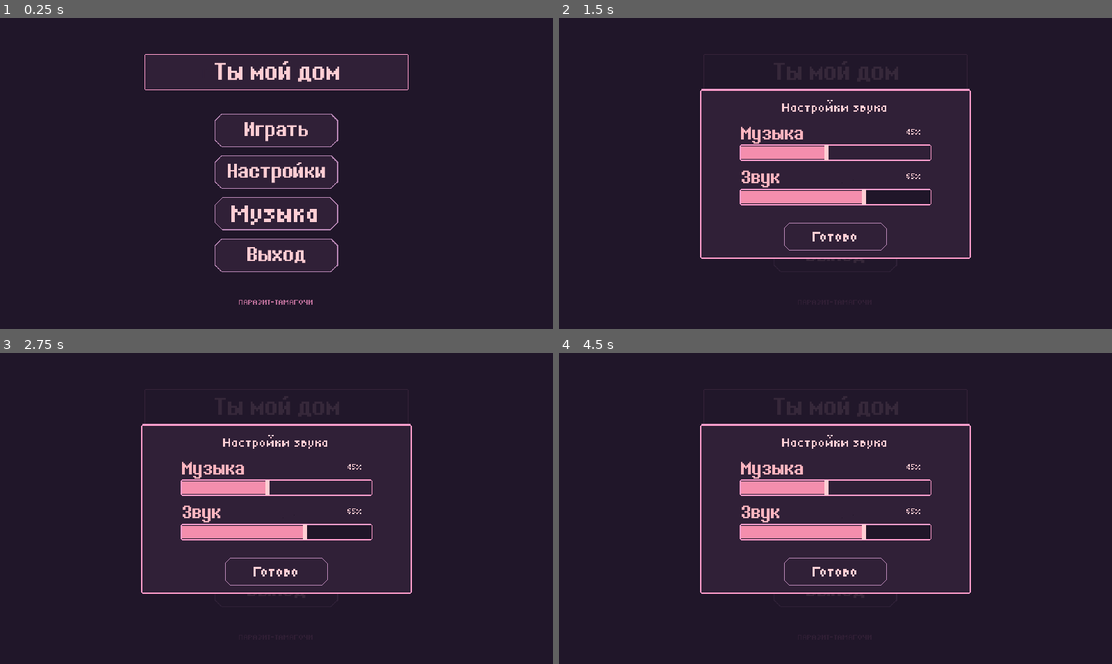
Above: before the commit, frames 1-4 (two rows, left to right).
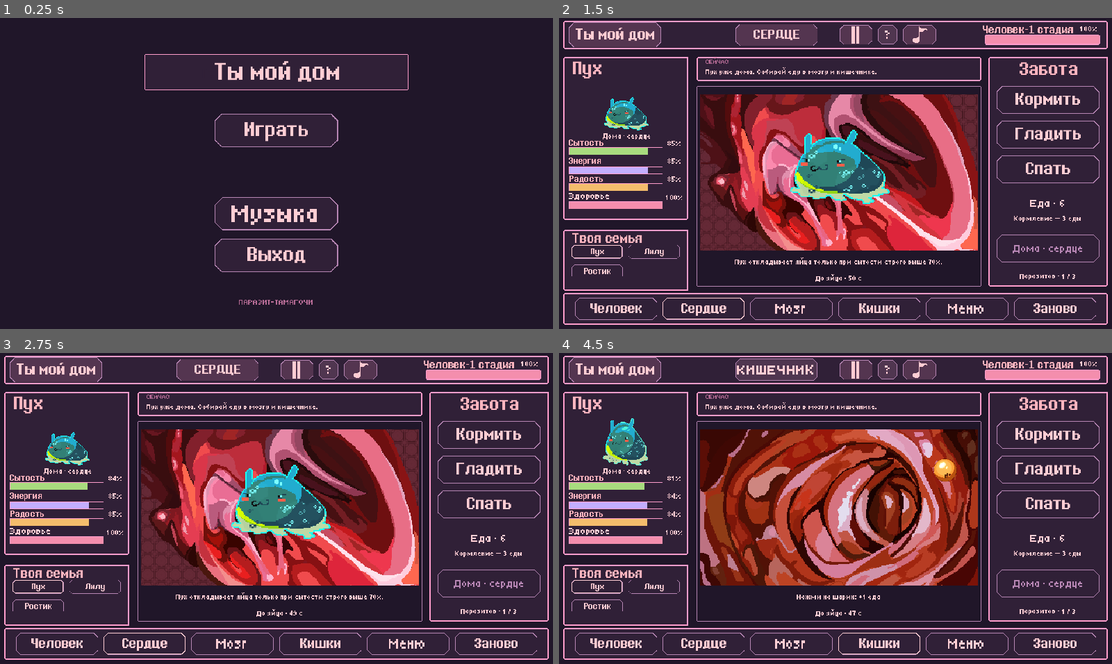
Above: after the commit, the same moments.

Repository: wgy2y84nh6-del/-
Game: Godot game, scene res://scenes/Main.tscn
Same seed, same stepped clock (60 frames per second), same inputs: the game is played once before the commit and once after it.
Inputs (mouse positions are in pixels of both pictures, inside the frame that each line leads up to):
- Up to frame 1 (0.25 s): no input
- Up to frame 2 (1.5 s): click (835, 173) at 0.5 s, where only the run before the commit has a clickable "Настройки"; click "Играть" at 1.25 s
- Up to frame 3 (2.75 s): click (38, 586) at 2 s, where only the run after the commit has a clickable "Пух"
- Up to frame 4 (4.5 s): click (702, 645) at 2.75 s, where only the run after the commit has a clickable "Сердце"; click (791, 645) at 3.5 s, where only the run after the commit has a clickable "Мозг"; click (879, 645) at 4.25 s, where only the run after the commit has a clickable "Кишечник"

The runs differ from the first frame. In frame 1, 0.6% of the frame differs, in the area x 38-62%, y 44-55%; in frame 2, 40%; in frame 3, 40%; in frame 4, 40%, in the area x 0-100%, y 0-99%.

Commit message:
Apply the four requested UI-only adjustments

Diff:
--- a/scripts/main.gd
+++ b/scripts/main.gd
@@ -255,7 +255,6 @@
 	var logo = skin.image(content, "menu_logo", LayoutClass.rect("menu_logo"))
 	LayoutClass.pin(logo, LayoutClass.TOP_CENTER)
 	button("play", "Играть", LayoutClass.rect("menu_play"), start_or_resume, true, null, 48)
-	button("settings", "Настройки", LayoutClass.rect("menu_settings"), show_settings, false, null, 44)
 	button("music", "Музыка", LayoutClass.rect("menu_music"), show_settings, false, null, 80)
 	button("exit", "Выход", LayoutClass.rect("menu_exit"), show_exit, false, null, 48)
 	text_node("ПАРАЗИТ-ТАМАГОЧИ", Rect2(560, 804, 480, 28), 22).modulate = MUTED
@@ -336,11 +335,8 @@
 		var key := "family%d" % i
 		var b := button(key, ["Пух", "Лилу", "Ростик"][i], LayoutClass.rect(key), func(): state.select_pet(index), false, null, 22)
 		family.append(b)
-		labels["family_status%d" % i] = text_node("", Rect2(40, 746, 312, 18), 15)
+		labels["family_status%d" % i] = text_node("", Rect2(40, 758, 312, 18), 15)
 		labels["family_status%d" % i].visible = false
-	button("visit", "К питомцу", LayoutClass.rect("visit"), func(): navigate(state.pets[state.selected].organ), false, null, 18)
-	labels["family_count"] = text_node("1 / 3", Rect2(40, 746, 312, 18), 18)
-	labels["family_count"].visible = false
 	var field = skin.panel(content, "world_frame", LayoutClass.rect("world_frame"))
 	LayoutClass.apply(field, "world_frame")
 	world = WorldClass.new()
@@ -401,7 +397,6 @@
 	skin.fit_label(labels["notice"], 22)
 	labels["food"].text = "Еда · %d" % state.food
 	labels["count"].text = "Паразитов · %d / 3" % state.live_count()
-	labels["family_count"].text = "%d / 3" % state.live_count()
 	labels["human"].text = "ЧЕЛОВЕК · СТАДИЯ %d" % maxi(1, state.live_count())
 	bars["human"].set_stage(maxi(1, state.live_count()))
 	bars["human"].value = 100 - (maxi(1, state.live_count()) - 1) * 32
--- a/scripts/ui_layout.gd
+++ b/scripts/ui_layout.gd
@@ -22,7 +22,7 @@
 	"human_percent": {"rect": Rect2(1500, 16.8, 60, 30), "anchors": TOP_RIGHT},
 	"notice": {"rect": Rect2(400, 112, 820, 70), "anchors": Vector4(0, 0, 1, 0)},
 	"pet_card": {"rect": Rect2(16, 112, 360, 470), "anchors": TOP_LEFT},
-	"family_panel": {"rect": Rect2(16, 598, 360, 176), "anchors": BOTTOM_LEFT},
+	"family_panel": {"rect": Rect2(16, 610, 360, 176), "anchors": BOTTOM_LEFT},
 	"world_frame": {"rect": Rect2(400, 196, 820, 578), "anchors": Vector4(0, 0, 1, 1)},
 	"world": {"rect": Rect2(410, 220, 800, 450), "anchors": CENTER},
 	"care_panel": {"rect": Rect2(1240, 112, 344, 662), "anchors": TOP_RIGHT},
@@ -31,10 +31,9 @@
 	"pet": {"rect": Rect2(1264, 296, 296, 80), "anchors": TOP_RIGHT},
 	"sleep": {"rect": Rect2(1264, 396, 296, 80), "anchors": TOP_RIGHT},
 	"move": {"rect": Rect2(1264, 624, 296, 80), "anchors": TOP_RIGHT},
-	"family0": {"rect": Rect2(40, 642, 148, 40), "anchors": BOTTOM_LEFT},
-	"family1": {"rect": Rect2(204, 642, 148, 40), "anchors": BOTTOM_LEFT},
-	"family2": {"rect": Rect2(40, 698, 148, 40), "anchors": BOTTOM_LEFT},
-	"visit": {"rect": Rect2(204, 698, 148, 40), "anchors": BOTTOM_LEFT},
+	"family0": {"rect": Rect2(40, 654, 148, 40), "anchors": BOTTOM_LEFT},
+	"family1": {"rect": Rect2(204, 654, 148, 40), "anchors": BOTTOM_LEFT},
+	"family2": {"rect": Rect2(40, 710, 148, 40), "anchors": BOTTOM_LEFT},
 	"human": {"rect": Rect2(49.6, 806, 236.8, 64), "anchors": BOTTOM_LEFT},
 	"heart": {"rect": Rect2(302.4, 806, 236.8, 64), "anchors": BOTTOM_LEFT},
 	"brain": {"rect": Rect2(555.2, 806, 236.8, 64), "anchors": BOTTOM_CENTER},
@@ -43,7 +42,6 @@
 	"restart": {"rect": Rect2(1313.6, 806, 236.8, 64), "anchors": BOTTOM_RIGHT},
 	"menu_logo": {"rect": Rect2(420, 104, 760, 760.0 * 89.0 / 645.0), "anchors": TOP_CENTER},
 	"menu_play": {"rect": Rect2(622.4, 276, 355.2, 96), "anchors": CENTER},
-	"menu_settings": {"rect": Rect2(622.4, 396, 355.2, 96), "anchors": CENTER},
 	"menu_music": {"rect": Rect2(622.4, 516, 355.2, 96), "anchors": CENTER},
 	"menu_exit": {"rect": Rect2(622.4, 636, 355.2, 96), "anchors": CENTER},
 	"settings_frame": {"rect": Rect2(410, 205, 780, 490), "anchors": CENTER},
--- a/scripts/world.gd
+++ b/scripts/world.gd
@@ -1,5 +1,7 @@
 class_name HomeWorld
 extends Control
+
+const PET_DISPLAY_SCALE := 1.25
 
 signal food_pressed(organ: String)
 signal pet_pressed(index: int)
@@ -39,8 +41,8 @@
 		if not p.alive or p.organ != state.view:
 			continue
 		var f := art.frame(p)
-		var position_in_art := art.anchor(p) + art.frame_offset(p, f)
-		draw_texture_rect(art.tex(art.pet_file(p, f)), Rect2(position_in_art * scale_factor, Vector2(96, 96) * scale_factor), false)
+		var sprite := parasite_rect(p, f)
+		draw_texture_rect(art.tex(art.pet_file(p, f)), Rect2(sprite.position * scale_factor, sprite.size * scale_factor), false)
 	if state.egg_left >= 0 and state.view == "heart":
 		var f := int(clock / 0.55) % 2
 		draw_texture_rect(art.tex(HomeArt.EGGS[f]), Rect2(Vector2(232, 126) * scale_factor, Vector2(44, 44) * scale_factor), false)
@@ -53,6 +55,15 @@
 			var lift := sin(clock * 2.2 + i) * 2.5
 			var point := base + Vector2(8 + i * 26 + sway, -6 - (i % 2) * 11 - lift)
 			draw_texture_rect(art.tex("Сердечко.png"), Rect2(point * scale_factor, Vector2(27, 27) * scale_factor), false)
+
+func parasite_rect(p: Dictionary, frame: int) -> Rect2:
+	# Side slots for newborns keep their existing size and position.
+	if p.organ == "heart" and p.id > 1:
+		return Rect2(art.anchor(p) + art.frame_offset(p, frame), Vector2(96, 96))
+	# Enlarge only the parasite around its existing center and foot baseline.
+	var sprite_size := Vector2(96, 96) * PET_DISPLAY_SCALE
+	var origin := art.anchor(p) + Vector2(48, 84) * (1.0 - PET_DISPLAY_SCALE) + art.frame_offset(p, frame) * PET_DISPLAY_SCALE
+	return Rect2(origin, sprite_size)
 
 func _gui_input(event: InputEvent) -> void:
 	if state == null or state.paused or not state.result.is_empty():
@@ -74,7 +85,7 @@
 			return
 	for i in range(state.pets.size() - 1, -1, -1):
 		var p: Dictionary = state.pets[i]
-		if p.alive and p.organ == state.view and Rect2(art.anchor(p), Vector2(96, 96)).has_point(local):
+		if p.alive and p.organ == state.view and parasite_rect(p, art.frame(p)).has_point(local):
 			held_pointer = i
 			pet_pressed.emit(i)
 			return
--- a/tests/test_ui.gd
+++ b/tests/test_ui.gd
@@ -51,11 +51,13 @@
 		check(FileAccess.get_sha256("res://assets/ui/" + file) == catalog[file].sha256, "Original supplied PNG unchanged: " + file)
 
 	check(main.mode == "menu" and main.state.paused, "Menu opens without advancing the simulation")
-	check(main.buttons.play.get_meta("art_skin") == "play" and main.buttons.settings.get_meta("art_skin") == "settings" and main.buttons.exit.get_meta("art_skin") == "exit", "Prepared menu images take priority")
+	check(main.buttons.play.get_meta("art_skin") == "play" and main.buttons.exit.get_meta("art_skin") == "exit", "Prepared menu images take priority")
+	check(not main.buttons.has("settings") and main.content.get_node_or_null("settings") == null, "Settings menu button and its handler are absent")
+	check(main.buttons.play.position.is_equal_approx(Vector2(622.4, 276)) and main.buttons.music.position.is_equal_approx(Vector2(622.4, 516)) and main.buttons.exit.position.is_equal_approx(Vector2(622.4, 636)), "Remaining menu buttons keep their exact positions")
 	record(main, "menu")
-	main.buttons.settings.pressed.emit()
-	await process_frame
-	check(is_instance_valid(main.overlay), "Settings button opens overlay")
+	main.buttons.music.pressed.emit()
+	await process_frame
+	check(is_instance_valid(main.overlay), "Music button retains the original sound settings")
 	var sliders: Array[Node] = main.overlay.find_children("*", "HSlider", true, false)
 	check(sliders.size() == 2, "Both volume controls are retained")
 	sliders[0].value = 0.23
@@ -78,7 +80,28 @@
 	check(main.world.position == Vector2(410, 220), "Large scene is centered between sidebars")
 	check(main.buttons.feed.position.x == main.buttons.pet.position.x and main.buttons.pet.position.x == main.buttons.sleep.position.x, "Care buttons share one vertical axis")
 	check(main.buttons.pet.position.y - main.buttons.feed.position.y == 100 and main.buttons.sleep.position.y - main.buttons.pet.position.y == 100, "Care buttons have equal twenty-pixel gaps")
-	check(main.buttons.family0.position.y == main.buttons.family1.position.y and main.buttons.family2.position.y == main.buttons.visit.position.y, "Family uses a compact aligned two-row grid")
+	check(main.buttons.family0.position == Vector2(40, 654) and main.buttons.family1.position == Vector2(204, 654) and main.buttons.family2.position == Vector2(40, 710), "Only the family block moves twelve pixels down")
+	check(not main.buttons.has("visit") and not main.labels.has("family_count") and main.content.get_node_or_null("visit") == null, "Visit and family counter nodes are removed without a placeholder")
+	check(main.portrait.size.is_equal_approx(Vector2(134.4, 134.4)) and main.portrait.position.is_equal_approx(Vector2(128.8, 206)), "Card portrait retains its original scale and position")
+	var sprite: Rect2 = main.world.parasite_rect(main.state.pets[0], 0)
+	check(sprite.size == Vector2(120, 120), "Central parasite grows by twenty-five percent with uniform scale")
+	check(is_equal_approx(sprite.get_center().x, 160) and is_equal_approx(sprite.position.y + 84 * 1.25, 126), "Central parasite keeps its center and foot baseline")
+	main.state.paused = false
+	main.world.press_at(Vector2(105, 80) * 2.5)
+	check(main.state.petting, "New outer part of enlarged parasite keeps direct petting")
+	main.world.release()
+	main.state.paused = true
+	for id in range(1, 4):
+		var resident: Dictionary = main.state.make_pet(id)
+		resident.organ = ["heart", "brain", "gut"][id - 1]
+		for sleeping in [false, true]:
+			resident.sleeping = sleeping
+			for frame in range(2):
+				var bounds: Rect2 = main.world.parasite_rect(resident, frame)
+				check(Rect2(0, 0, 320, 180).encloses(bounds), "Enlarged frames remain inside world for every resident and sleep state")
+	for id in [2, 3]:
+		var newborn: Dictionary = main.state.make_pet(id)
+		check(main.world.parasite_rect(newborn, 0) == Rect2(main.art.anchor(newborn), Vector2(96, 96)), "Existing side newborn slots retain their scale and position")
 	for key in ["human", "heart", "brain", "gut", "menu", "restart"]:
 		check(absf(main.buttons[key].position.y - 806) < 0.01 and main.buttons[key].size.is_equal_approx(Vector2(236.8, 64)), "Footer dimensions are consistent")
 	check(main.buttons.feed.anchor_left == 1 and main.buttons.restart.anchor_top == 1, "Actual Godot right and bottom anchors are applied")
@@ -107,9 +130,9 @@
 	main.buttons.move.pressed.emit()
 	main.refresh()
 	check(main.state.pets[1].organ == "brain", "Relocation still uses the original action")
-	main.buttons.visit.pressed.emit()
-	main.refresh()
-	check(main.state.view == "brain" and main.labels.view.visible, "Visit and missing brain tab work")
+	main.buttons.brain.pressed.emit()
+	main.refresh()
+	check(main.state.view == "brain" and main.labels.view.visible, "Original brain navigation still works after visit removal")
 	main.state.pets.append(main.state.make_pet(3))
 	main.refresh()
 	main.buttons.family2.pressed.emit()
